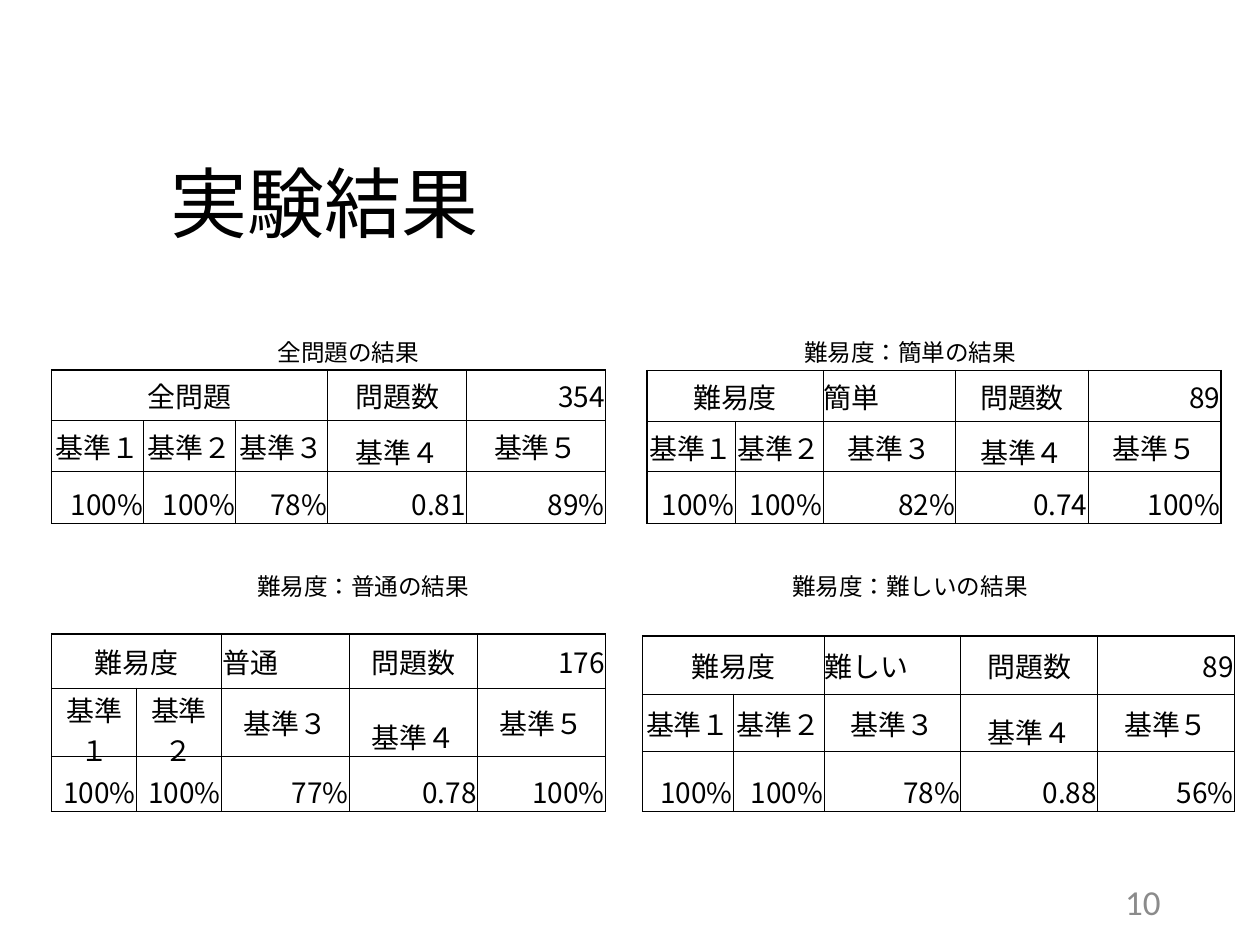
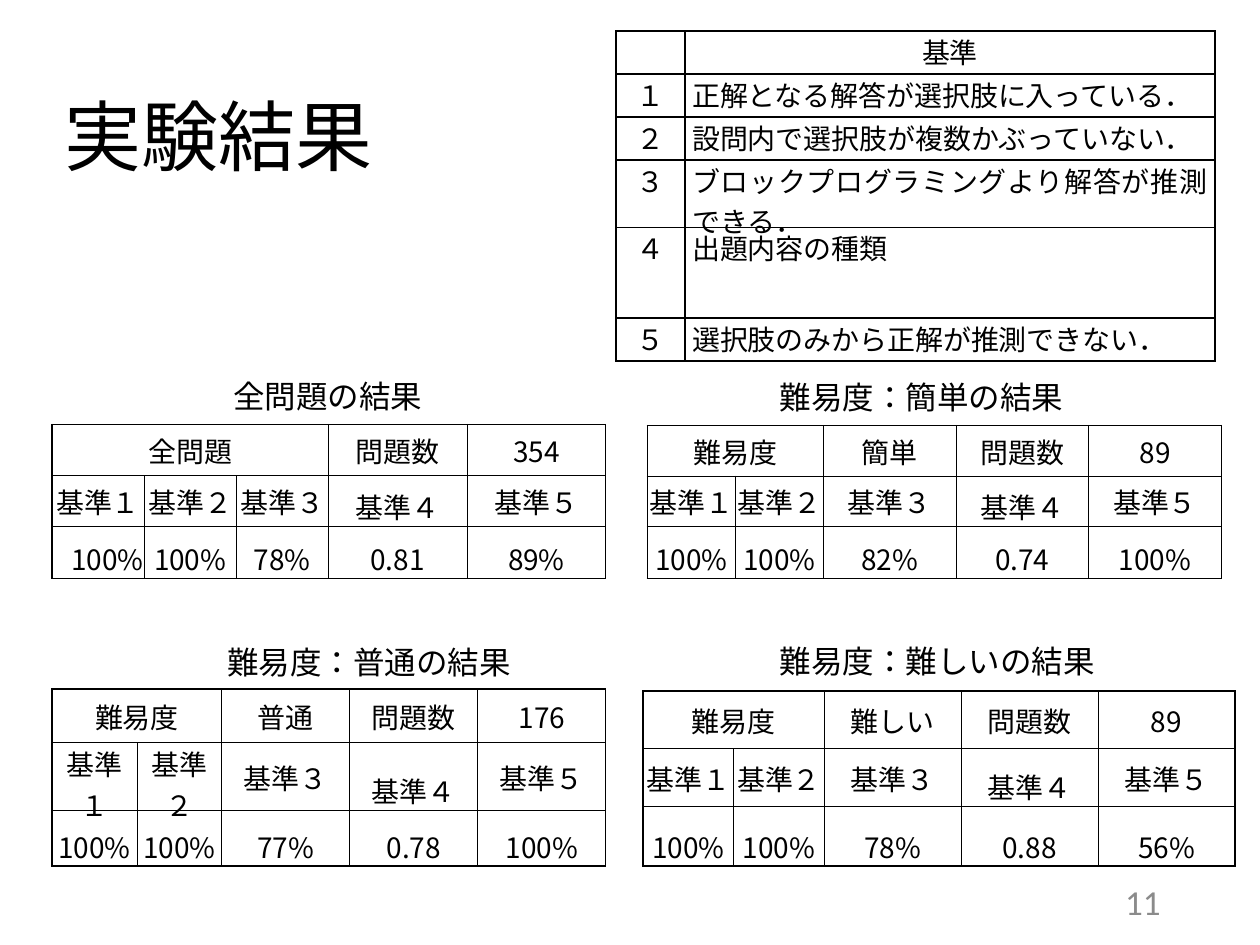
Before and after one commit to kait-takanolab/1821121-shimaoka-thesis, a slide deck: slide 11 of 1821121_shimaoka_thesis.pptx (slide 10 before the commit). Drawn at 1260x945 pixels with LibreOffice and Linux fonts; fonts in the diff are those of the drawing. Boxes give left, top, right and bottom in pixels: in the first picture for what was removed or moved away, otherwise in the second. Text is boxed around its words. In the diff, an @@ line names an element or a change of style, - is before the commit and + after.

```diff
--- a/1821121_shimaoka_thesis.pptx
+++ b/1821121_shimaoka_thesis.pptx
@@ table added at (616, 30, 1215, 360), 6 rows, 2 columns @@
+ | 基準
+１ | 正解となる解答が選択肢に入っている．
+２ | 設問内で選択肢が複数かぶっていない．
+３ | ブロックプログラミングより解答が推測できる．
+４ | 出題内容の種類
+５ | 選択肢のみから正解が推測できない．
@@ title "実験結果": place and size @@
-title "実験結果" at (171, 167, 479, 239)
+title "実験結果" at (65, 100, 373, 172)
@@ text "全問題の結果": place and size @@
-text "全問題の結果" at (278, 341, 419, 363)
+text "全問題の結果" at (233, 381, 422, 411)
@@ text "難易度：簡単の結果": place and size @@
-text "難易度：簡単の結果" at (804, 341, 1016, 363)
+text "難易度：簡単の結果" at (780, 382, 1064, 412)
@@ table at (52, 425, 605, 578) @@
@@ alignment right to centre @@
@@ table: place and size @@
-table at (52, 369, 605, 523)
+table at (52, 425, 605, 578)
@@ table: place and size @@
-table at (646, 370, 1220, 523)
+table at (648, 426, 1221, 578)
@@ table at (648, 426, 1221, 578) @@
@@ alignment left to centre @@
@@ alignment right to centre @@
@@ text "難易度：普通の結果": place and size @@
-text "難易度：普通の結果" at (257, 575, 469, 597)
+text "難易度：普通の結果" at (227, 647, 511, 677)
@@ size 13.5 to 18 pt in 4 elements at (780, 382, 1064, 412), (233, 381, 422, 411), (227, 647, 511, 677), (780, 646, 1095, 676) @@
@@ text "難易度：難しいの結果": place and size @@
-text "難易度：難しいの結果" at (792, 575, 1027, 597)
+text "難易度：難しいの結果" at (780, 646, 1095, 676)
@@ table at (52, 689, 606, 870) @@
@@ alignment left to centre @@
@@ alignment right to centre @@
@@ table: place and size @@
-table at (52, 634, 606, 811)
+table at (52, 689, 606, 870)
@@ table at (643, 690, 1236, 870) @@
@@ alignment left to centre @@
@@ alignment right to centre @@
@@ table: place and size @@
-table at (643, 636, 1236, 811)
+table at (643, 690, 1236, 870)
@@ page number at (1125, 892, 1160, 915): text changed @@
-10
+11
```
Also in this commit, not shown: 10 other slides changed, 2 slides added, 3 slides removed.
